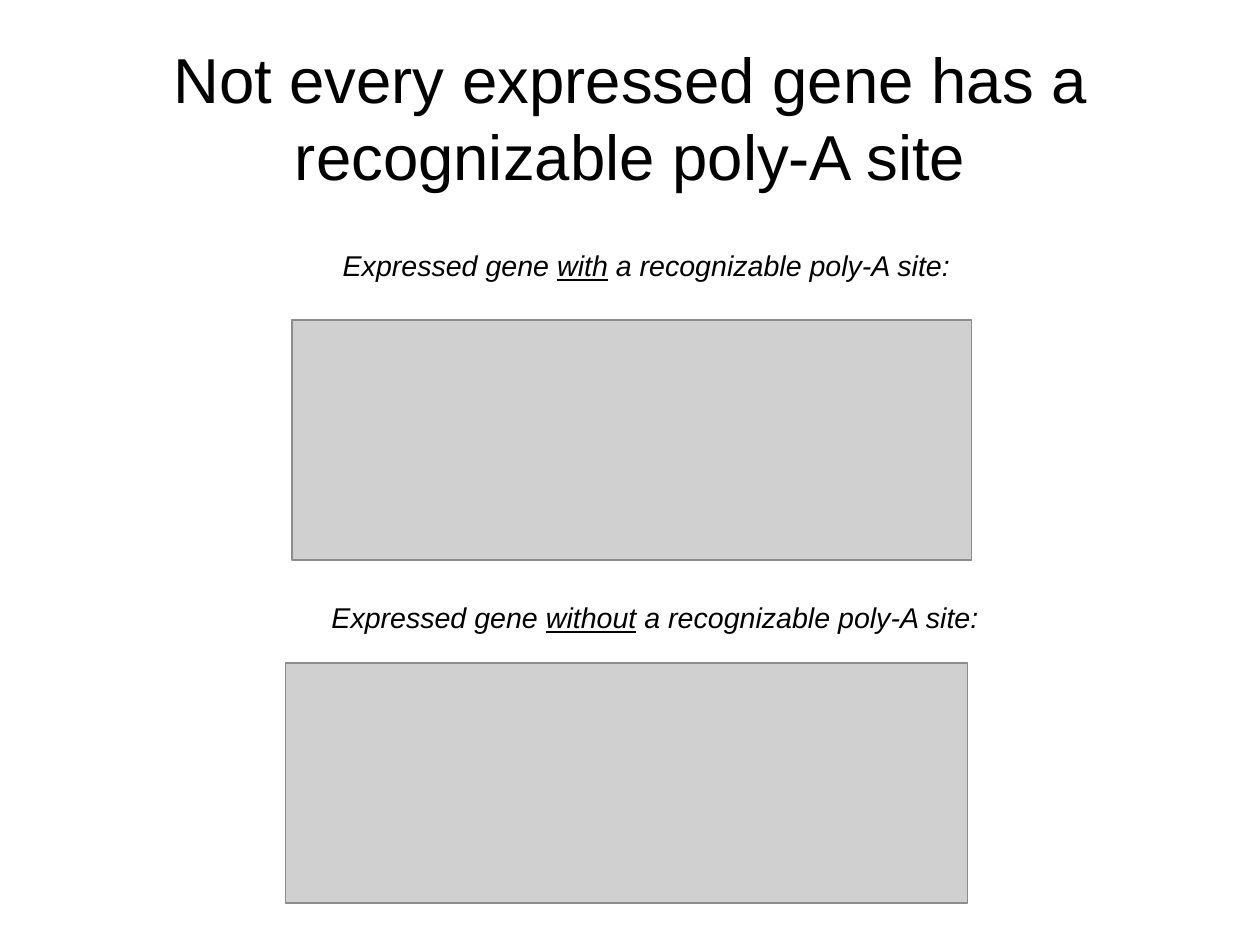
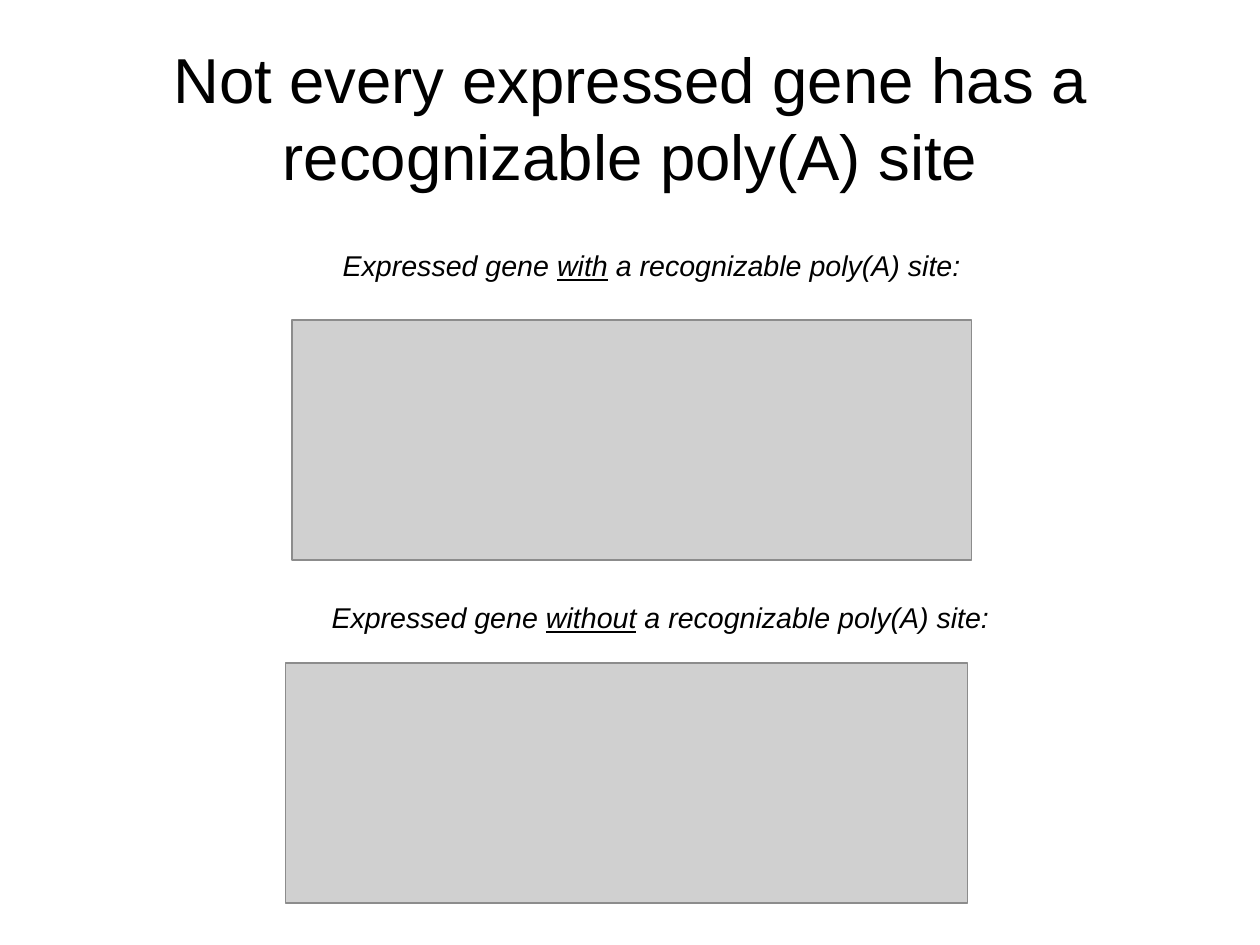
Before and after one commit to wilkinsonlab/m-oryzae-polya, a slide deck: slide 8 of doc/oryzae_presentation.odp. Drawn at 1260x945 pixels with LibreOffice and Linux fonts; fonts in the diff are those of the drawing; grey boxes stand for pictures. Boxes give left, top, right and bottom in pixels: in the first picture for what was removed or moved away, otherwise in the second. Text is boxed around its words. In the diff, an @@ line names an element or a change of style, - is before the commit and + after.

```diff
--- a/doc/oryzae_presentation.odp
+++ b/doc/oryzae_presentation.odp
@@ title at bbox=[173, 57, 1086, 192]: text changed @@
-Not every expressed gene has a recognizable poly-A site
+Not every expressed gene has a recognizable poly(A) site
@@ text at bbox=[343, 255, 960, 282]: text changed @@
-Expressed gene with a recognizable poly-A site:
+Expressed gene with a recognizable poly(A) site:
@@ text at bbox=[332, 607, 989, 634]: text changed @@
-Expressed gene without a recognizable poly-A site:
+Expressed gene without a recognizable poly(A) site:
```
Also in this commit, not shown: 30 other slides changed, 3 slides added, 3 other files.
